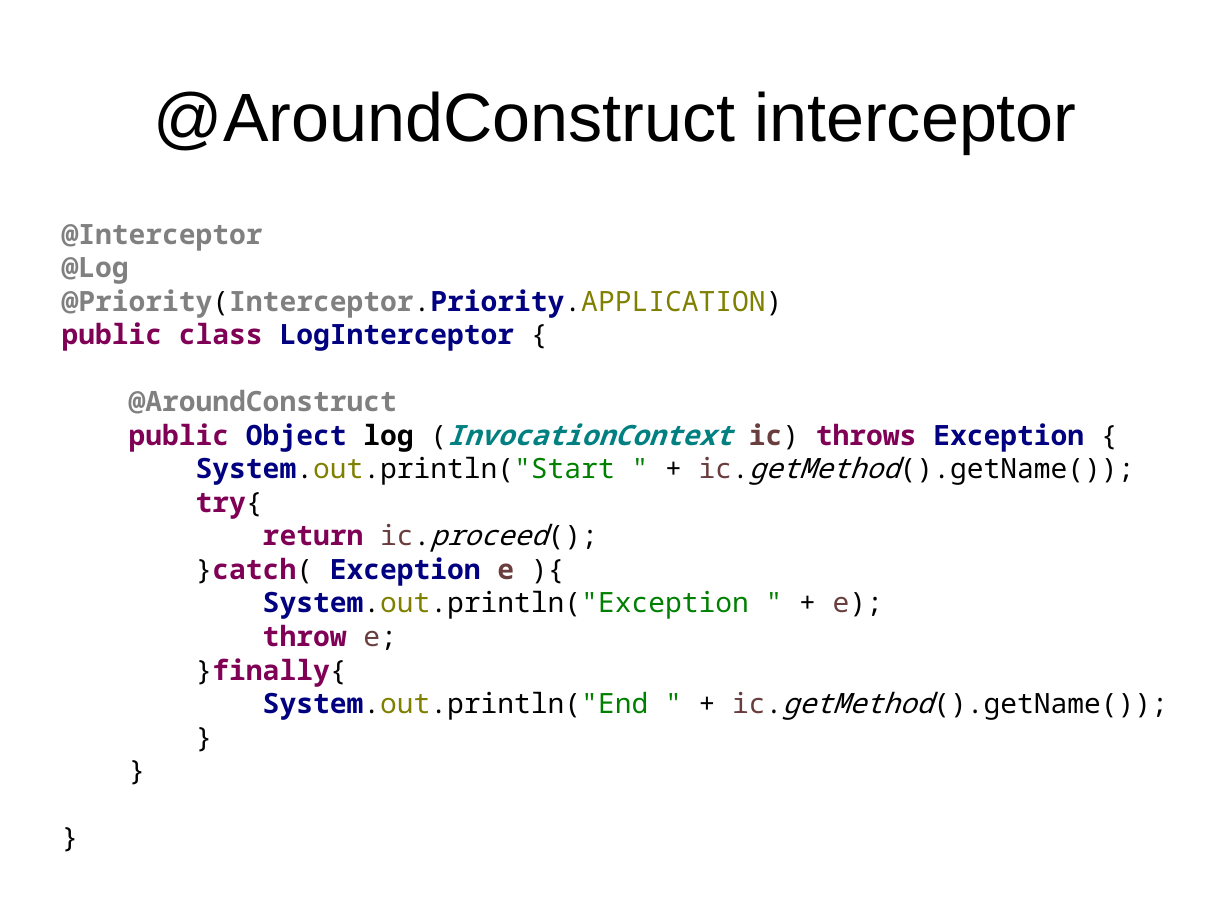
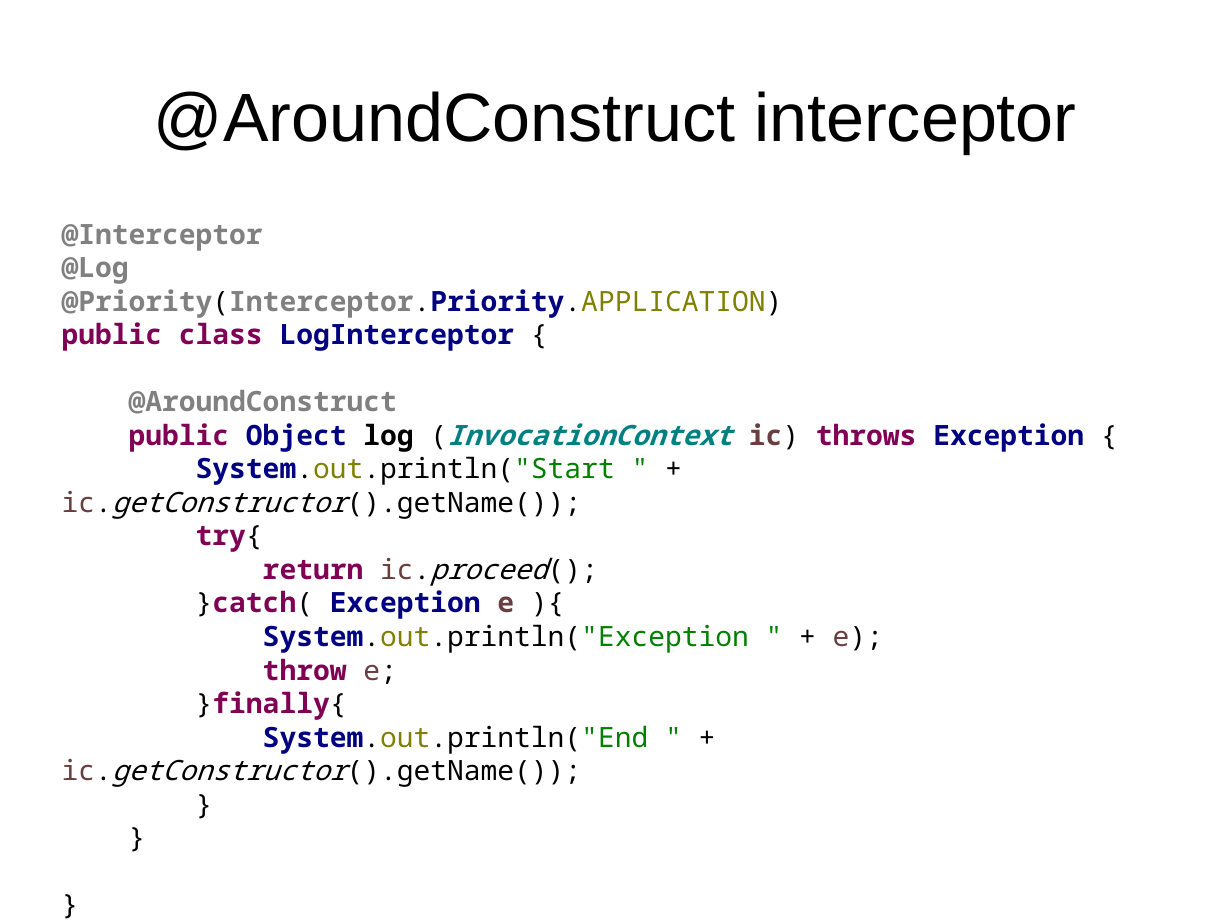
Before and after one commit to FrigoCoder/CDI, a slide deck: slide 69 of CDI.odp (slide 66 before the commit). Drawn at 1232x924 pixels with LibreOffice and Linux fonts; fonts in the diff are those of the drawing. Boxes give left, top, right and bottom in pixels: in the first picture for what was removed or moved away, otherwise in the second. Text is boxed around its words. In the diff, an @@ line names an element or a change of style, - is before the commit and + after.

```diff
--- a/CDI.odp
+++ b/CDI.odp
@@ text at bbox=[62, 456, 615, 519]: text changed @@
-System.out.println("Start " + ic.getMethod().getName());
+System.out.println("Start " + ic.getConstructor().getName());
@@ text at bbox=[62, 725, 649, 787]: text changed @@
-System.out.println("End " + ic.getMethod().getName());
+System.out.println("End " + ic.getConstructor().getName());
```
Also in this commit, not shown: 5 other slides changed, 2 slides added, 3 other files.
